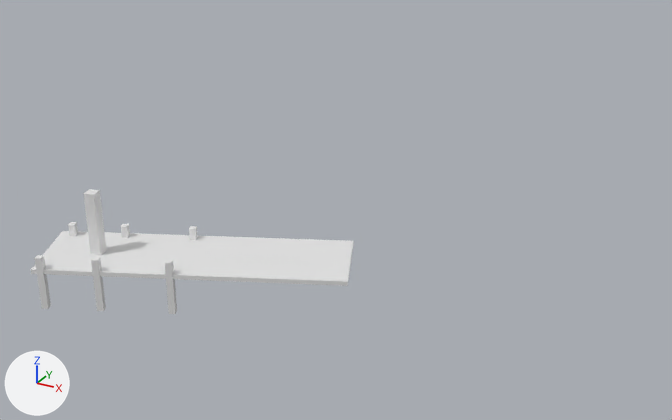
Two versions of the FBX model assets/mesh/lantern-night/Dock.fbx, one commit apart.
Before and after are seen from a camera (50 mm lens) standing at (15.16, -14.61, 8.94) and looking at (6.51, 1.11, 1.08). Arrows for +X, +Y and +Z are at lower left; the lights stay in place.

Objects in the first picture: 'Lantern38', 'PersonSize'.
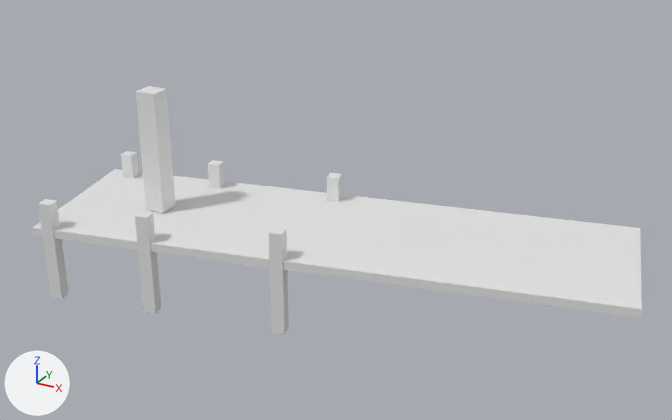
ob_dockgroup1 is not drawn itself; it is the parent of ob_lantern38, ob_lantern36, ob_personsize, ob_lantern31, ob_lantern33, ob_lantern35, ob_lantern34, ob_lantern37.

Edits to the scene script, one JSON object a line:
```json
{"op": "set", "path": "ob_lantern38.location", "old": "(-29.86, 73.56, 39.27)", "new": "(-29.86, 69.72, 39.27)"}
{"op": "set", "path": "ob_dockgroup1.location", "old": "(1.089, -1.8, -1.0)", "new": "(1.089, -1.0, -0.903)"}
{"op": "set", "path": "ob_dockgroup1.rotation_euler", "old": "(1.571, 0.0, 0.423)", "new": "(1.571, 0.0, 0.219)", "note": "degrees (90, 0, 24) -> degrees (90, 0, 13)"}
{"op": "set", "path": "ob_dockgroup1.scale", "old": "(0.01, 0.01, 0.01)", "new": "(0.0185, 0.0185, 0.0185)"}
```

Changed parts and their boxes [x1, y1, x2, y2] in the pictures (672 x 420 px):
```json
{"object": "Lantern38", "change": "moved, turned, rescaled", "before": [31, 231, 354, 286], "after": [33, 169, 642, 318]}
{"object": "PersonSize", "change": "moved, turned, rescaled", "before": [83, 189, 106, 255], "after": [136, 86, 175, 213]}
{"object": "Lantern31", "change": "moved, turned, rescaled", "before": [34, 255, 51, 309], "after": [38, 199, 69, 299]}
{"object": "Lantern34", "change": "moved, turned, rescaled", "before": [91, 257, 106, 311], "after": [135, 211, 161, 314]}
{"object": "Lantern36", "change": "moved, turned, rescaled", "before": [164, 260, 177, 314], "after": [269, 227, 289, 334]}
{"object": "Lantern33", "change": "moved, turned, rescaled", "before": [68, 222, 78, 236], "after": [121, 151, 139, 179]}
{"object": "Lantern35", "change": "moved, turned, rescaled", "before": [121, 224, 130, 238], "after": [208, 160, 224, 189]}
{"object": "Lantern37", "change": "moved, turned, rescaled", "before": [189, 226, 197, 240], "after": [327, 173, 342, 202]}
```
